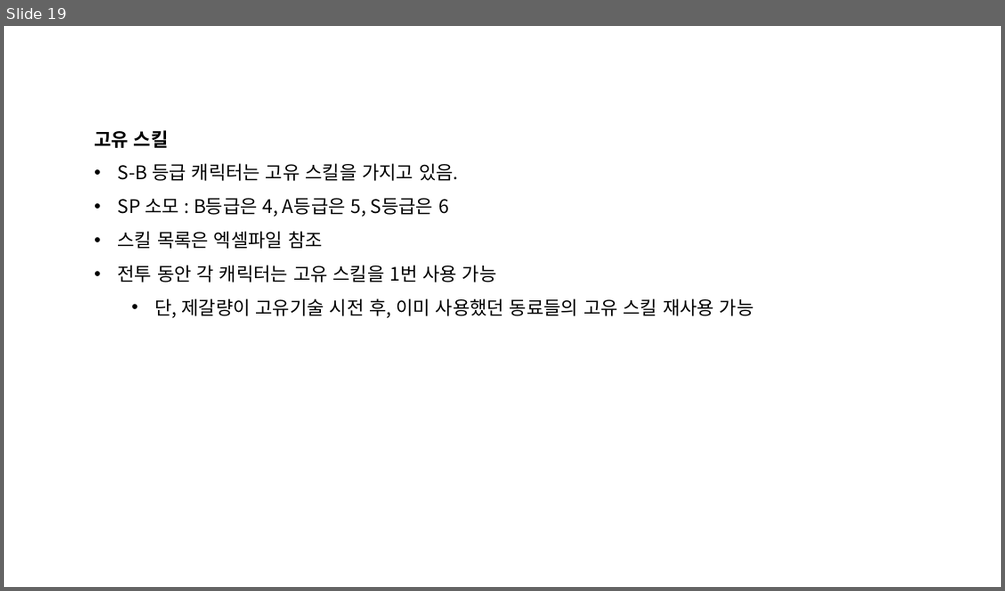
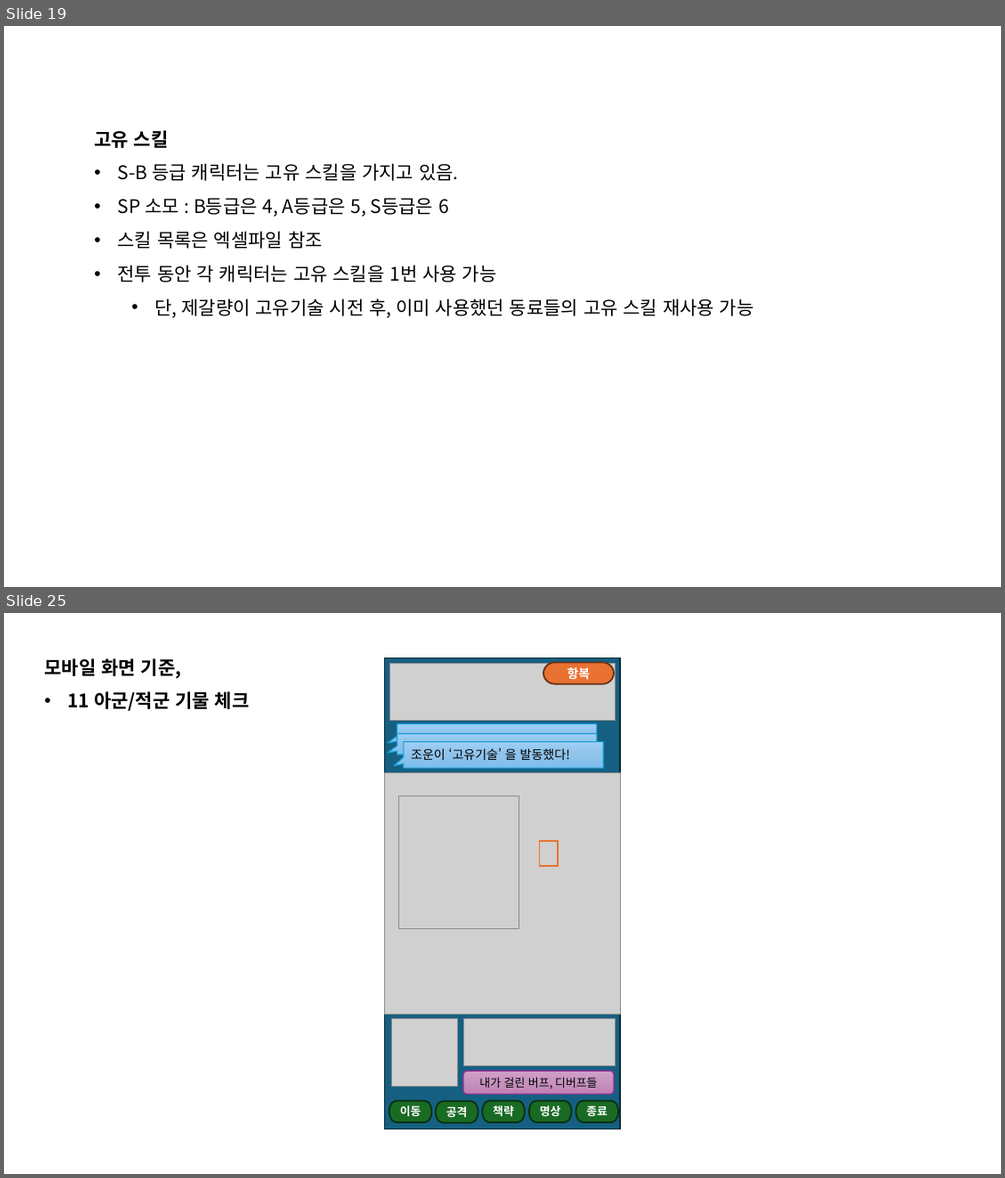
Before and after one commit to sanolamian12/SamChess, a slide deck: docs/삼국 약식 체스.pptx. Shown one above the other, each under a label of ours: slide 19 before the commit, slides 19 and 25 after it; the slides between them are not shown. The pictures are 1005x591 and 1005x1178 pixels, drawn with LibreOffice and Linux fonts; fonts in the diff are those of the drawing; grey boxes stand for pictures. Boxes give left, top, right and bottom in pixels: in the first picture for what was removed or moved away, otherwise in the second. Text is boxed around its words. In the diff, an @@ line names an element or a change of style, - is before the commit and + after.

```diff
--- a/docs/삼국 약식 체스.pptx
+++ b/docs/삼국 약식 체스.pptx
@@ slide 25 added at [4, 613, 1001, 1174], background #FFFFFF @@
@@ text added at [44, 658, 250, 711], 18 pt, text #000000, bold @@
+모바일 화면 기준,
+• 11 아군/적군 기물 체크
@@ group added at [385, 657, 621, 1129]: 6 pill shapes, 5 pictures, 3 speech boxes, 2 rectangles, 1 rounded rectangle @@
+항복
+이동
+공격
+책략
+명상
+종료
+조운이 ‘고유기술’ 을 발동했다!
+내가 걸린 버프, 디버프들
```
Also in this commit, not shown: 5 other slides added, 22 other files.
